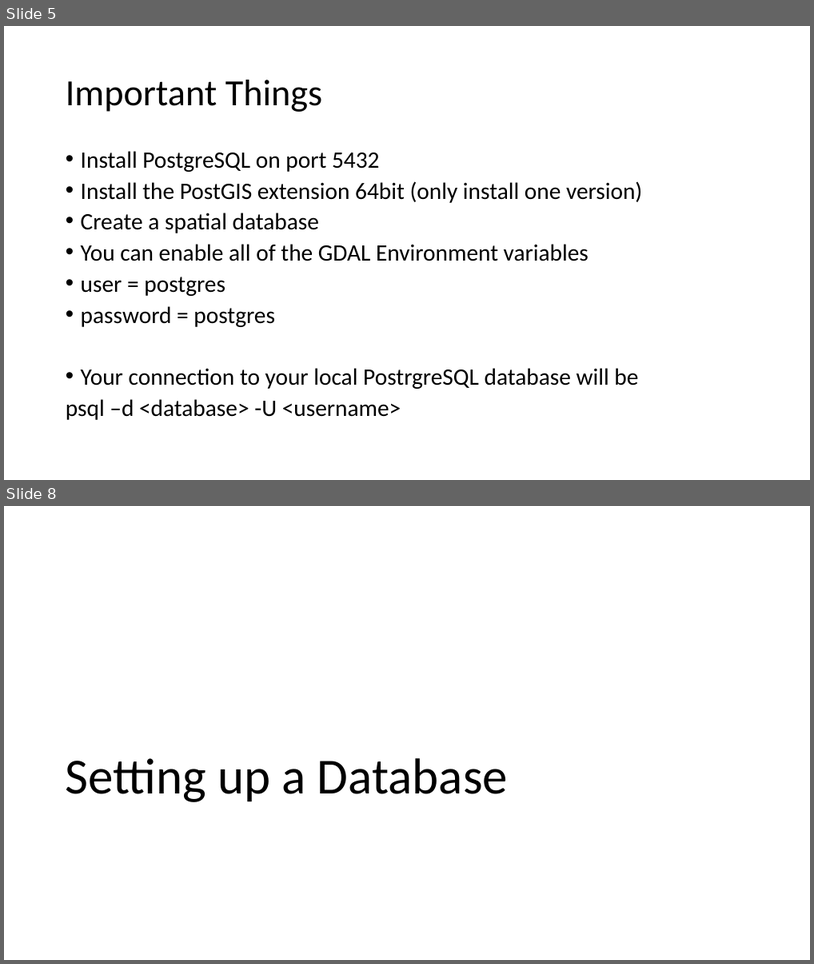
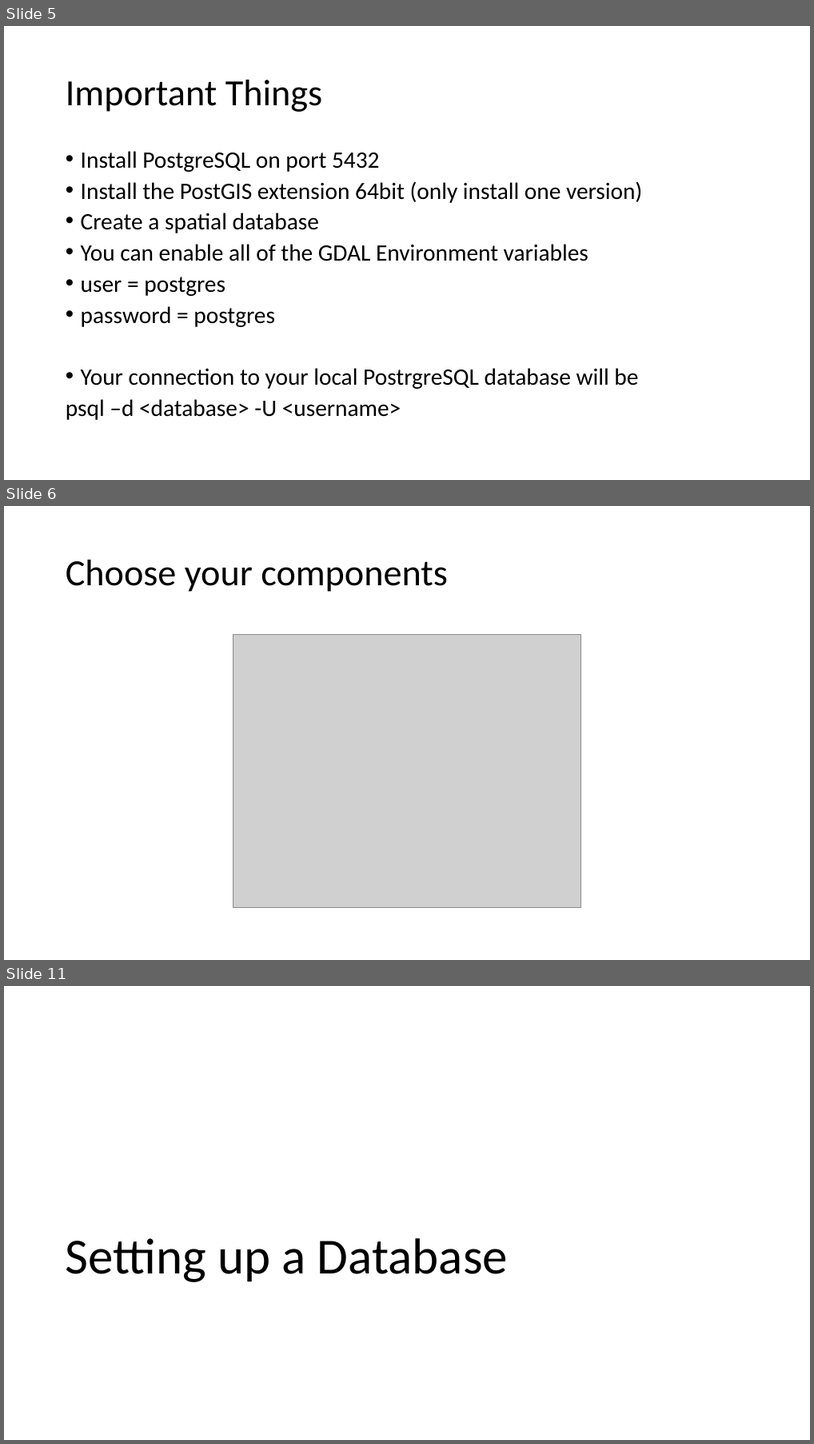
Before and after one commit to TomG007/gis5577, a slide deck: Setting_up_PostgreSQL.odp. Shown one above the other, each under a label of ours: slides 5 and 8 before the commit, slides 5, 6 and 11 after it; the slides between them are not shown. The pictures are 814x964 and 814x1444 pixels, drawn with LibreOffice and Linux fonts; fonts in the diff are those of the drawing; grey boxes stand for pictures. Boxes give left, top, right and bottom in pixels: in the first picture for what was removed or moved away, otherwise in the second. Text is boxed around its words. In the diff, an @@ line names an element or a change of style, - is before the commit and + after.

```diff
--- a/Setting_up_PostgreSQL.odp
+++ b/Setting_up_PostgreSQL.odp
@@ slide 6 added at bbox=[4, 506, 810, 960], background #FFFFFF @@
@@ title added at bbox=[66, 560, 448, 592], 44 pt, text #000000 @@
+Choose your components
@@ picture added at bbox=[234, 635, 581, 907] @@
@@ what was slide 8 is now slide 11 @@
```
Also in this commit, not shown: 2 slides changed, 2 other slides added, 5 other files.
